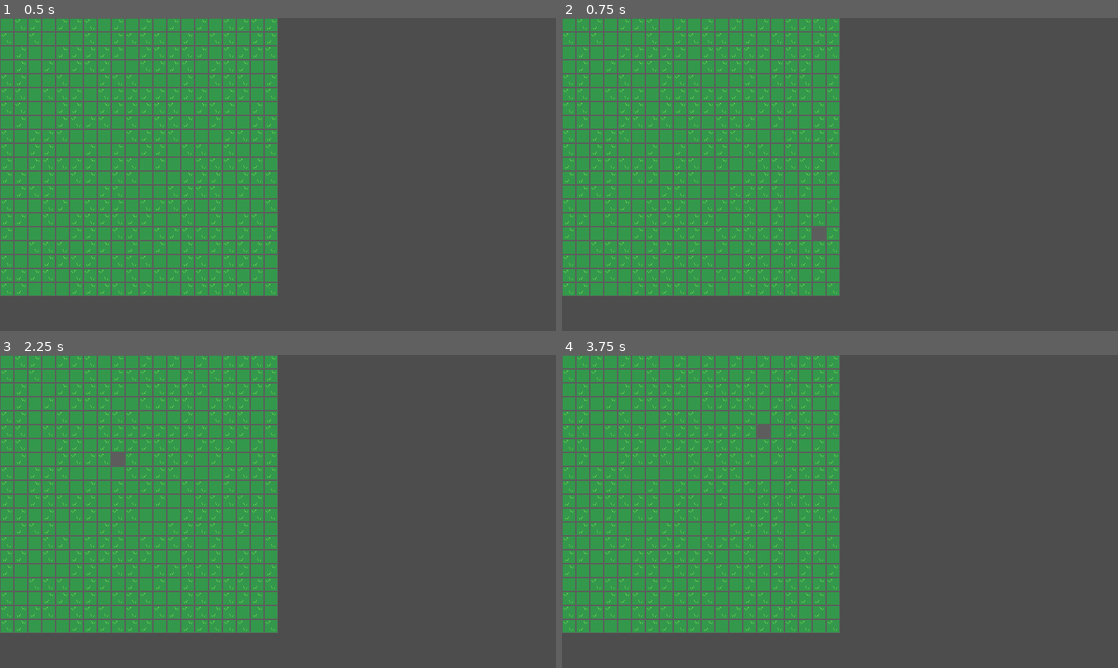
Above: before the commit, frames 1-4 (two rows, left to right).
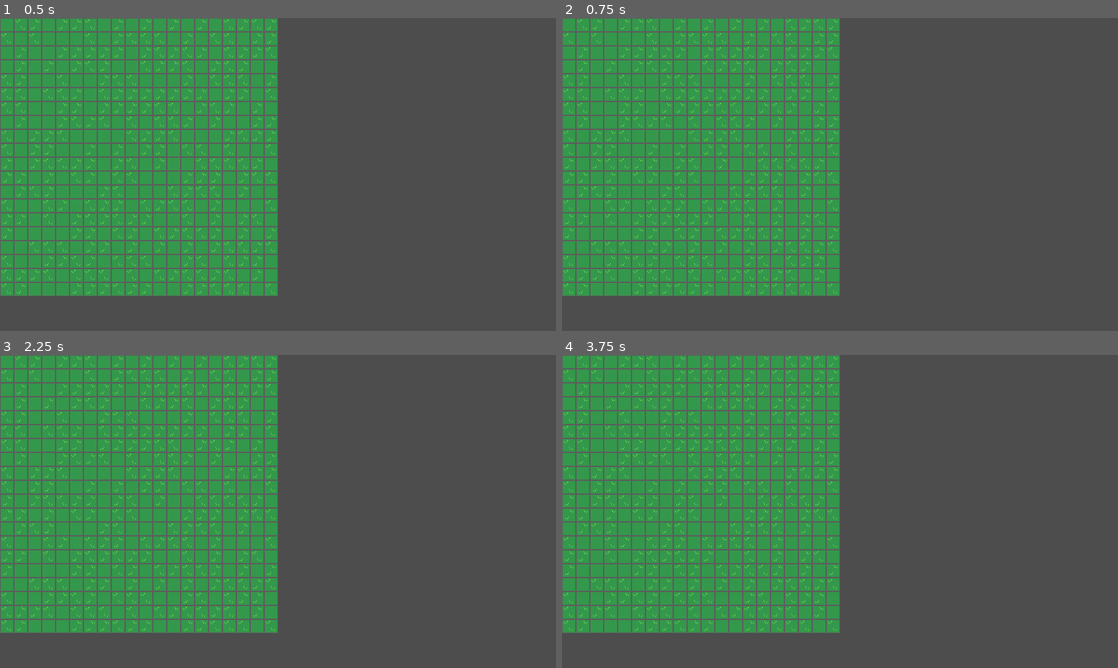
Above: after the commit, the same moments.

Repository: radek-stasta/ground-to-tower
Game: Godot game, scene res://Scenes/main.tscn
Same seed, same stepped clock (60 frames per second), same inputs: the game is played once before the commit and once after it.
Inputs (mouse positions are in pixels of both pictures, inside the frame that each line leads up to):
- Up to frame 1 (0.5 s): no input
- Up to frame 2 (0.75 s): tap Enter at 0.5 s; move the mouse to (812, 237) at 0.52 s; press the mouse at (812, 237) at 0.53 s
- Up to frame 3 (2.25 s): tap Space at 1.25 s; move the mouse to (444, 558) at 1.27 s; release the mouse at (444, 558) at 1.28 s; click (444, 558) at 1.35 s; tap Enter at 2 s; move the mouse to (111, 464) at 2.02 s; press the mouse at (111, 464) at 2.03 s
- Up to frame 4 (3.75 s): tap Space at 2.75 s; move the mouse to (867, 511) at 2.77 s; release the mouse at (867, 511) at 2.78 s; click (867, 511) at 2.85 s; tap Enter at 3.5 s; move the mouse to (756, 433) at 3.52 s; press the mouse at (756, 433) at 3.53 s

Frame 1 is identical in both runs. In frame 2, less than 0.1% of the frame differs, in the area x 45-48%, y 66-71%; in frame 3, less than 0.1%; in frame 4, less than 0.1%.

Commit message:
Added disabling of focus manager if action mouse button pressed (during select)

Diff:
--- a/Scenes/ground.tscn
+++ b/Scenes/ground.tscn
@@ -60,8 +60,6 @@
 
 [node name="FocusManager" type="Node2D" parent="TileMapLayerHighlights"]
 script = ExtResource("8_7iiau")
-tile_manager_path = NodePath("../../TileManager")
-tile_map_layer_highlights_path = NodePath("..")
 
 [node name="TileManager" type="Node" parent="."]
 script = ExtResource("8_jjp1w")
--- a/Scripts/focus_manager.gd
+++ b/Scripts/focus_manager.gd
@@ -1,6 +1,9 @@
 ## Class maintains currently focused [Tile] under cursor and signals its changes.
 extends Node2D
 class_name FocusManager
+
+## Whether the focus manager is enabled.
+var enabled: bool = true
 
 ## Currently focused [Tile] under mouse cursor (or null if no [Tile] is focused).
 var focused_tile: Tile = null
@@ -8,12 +11,30 @@
 ## Subscribes to [GroundEventBus] signals.
 func _ready() -> void:
 	GroundEventBus.mouse_tile_event_move.connect(_on_mouse_tile_event_move)
+	GroundEventBus.mouse_tile_event_action_pressed.connect(_on_mouse_tile_event_action_pressed)
+	GroundEventBus.mouse_tile_event_action_released.connect(_on_mouse_tile_event_action_released)
 
 ## Resolves what [Tile] under mouse cursor is currently focused.[br]
-## Emits [signal _GroundEventBus.focus_changed] when [Tile] under mouse cursor changes.
+## Emits [signal _GroundEventBus.focus_changed] when [Tile] under mouse cursor changes.[br]
+## [param tile] [Tile] currently under mouse cursor (or null if no [Tile] is focused).
 func _on_mouse_tile_event_move(tile: Tile) -> void:
+	if not enabled:
+		return
+
 	var previous_tile = focused_tile
 	focused_tile = tile
 
 	if previous_tile != focused_tile:
 		GroundEventBus.focus_changed.emit(focused_tile, previous_tile)
+
+## Disables focus manager when action mouse button is pressed and unsets focused [Tile].[br]
+## [param _tile] [Tile] currently under mouse cursor (or null if no [Tile] is focused).
+func _on_mouse_tile_event_action_pressed(_tile: Tile) -> void:
+	_on_mouse_tile_event_move(null)
+	enabled = false
+
+## Enables focus manager when action mouse button is released and sets focused [Tile] under mouse cursor.[br]
+## [param tile] [Tile] currently under mouse cursor (or null if no [Tile] is focused).
+func _on_mouse_tile_event_action_released(tile: Tile) -> void:
+	enabled = true
+	_on_mouse_tile_event_move(tile)
--- a/Scripts/ground_event_bus.gd
+++ b/Scripts/ground_event_bus.gd
@@ -10,6 +10,24 @@
 ## [FocusManager]: Gets currently focused [Tile] under mouse cursor and signals its changes.
 @warning_ignore("UNUSED_SIGNAL")
 signal mouse_tile_event_move(tile: Tile)
+
+## Emitted when action mouse button is pressed and contains current [Tile] under cursor (or null if not within grid).[br]
+## [param tile] [Tile] currently under mouse cursor.[br][br]
+## [b][u]Emitters:[/u][/b][br]
+## [MouseTileEvents]: When action mouse button is pressed.[br][br]
+## [b][u]Subscribers:[/u][/b][br]
+## [FocusManager]: Disables focus manager and unsets focused [Tile].
+@warning_ignore("UNUSED_SIGNAL")
+signal mouse_tile_event_action_pressed(tile: Tile)
+
+## Emitted when action mouse button is released and contains current [Tile] under cursor (or null if not within grid).[br]
+## [param tile] [Tile] currently under mouse cursor.[br][br]
+## [b][u]Emitters:[/u][/b][br]
+## [MouseTileEvents]: When action mouse button is released.[br][br]
+## [b][u]Subscribers:[/u][/b][br]
+## [FocusManager]: Enables focus manager and sets focused [Tile] under mouse cursor.
+@warning_ignore("UNUSED_SIGNAL")
+signal mouse_tile_event_action_released(tile: Tile)
 
 ## Emitted when the ground dimensions change.[br]
 ## [param rows] New number of rows.[br]
--- a/Scripts/mouse_tile_events.gd
+++ b/Scripts/mouse_tile_events.gd
@@ -25,13 +25,19 @@
 ## [param event] Input event to handle.
 func _input(event: InputEvent) -> void:
 	if event is InputEventMouseMotion:
-		var tile_under_cursor_position: Vector2i = tile_map_layer_highlights.local_to_map(tile_map_layer_highlights.get_local_mouse_position())
+		GroundEventBus.mouse_tile_event_move.emit(_get_tile_under_cursor())
+	if event is InputEventMouseButton:
+		if event.is_action_pressed("action"):
+			GroundEventBus.mouse_tile_event_action_pressed.emit(_get_tile_under_cursor())
+		if event.is_action_released("action"):
+			GroundEventBus.mouse_tile_event_action_released.emit(_get_tile_under_cursor())
 
-		# If position is out of bounds, set tile_under_cursor to null and emmit change signal if needed
-		if tile_under_cursor_position.x < 0 or tile_under_cursor_position.x >= tile_manager.columns \
-		  or tile_under_cursor_position.y < 0 or tile_under_cursor_position.y >= tile_manager.rows:
-			GroundEventBus.mouse_tile_event_move.emit(null)
-			return
+func _get_tile_under_cursor() -> Tile:
+	var tile_under_cursor_position: Vector2i = tile_map_layer_highlights.local_to_map(tile_map_layer_highlights.get_local_mouse_position())
 
-		var tile_under_cursor: Tile = tile_manager.get_tile(tile_under_cursor_position.y, tile_under_cursor_position.x)
-		GroundEventBus.mouse_tile_event_move.emit(tile_under_cursor)
+	# If position is out of bounds, set tile_under_cursor to null and emmit change signal if needed
+	if tile_under_cursor_position.x < 0 or tile_under_cursor_position.x >= tile_manager.columns \
+	  or tile_under_cursor_position.y < 0 or tile_under_cursor_position.y >= tile_manager.rows:
+		return null
+
+	return tile_manager.get_tile(tile_under_cursor_position.y, tile_under_cursor_position.x)
--- a/project.godot
+++ b/project.godot
@@ -28,6 +28,14 @@
 window/stretch/mode="viewport"
 window/stretch/scale_mode="integer"
 
+[input]
+
+action={
+"deadzone": 0.2,
+"events": [Object(InputEventMouseButton,"resource_local_to_scene":false,"resource_name":"","device":-1,"window_id":0,"alt_pressed":false,"shift_pressed":false,"ctrl_pressed":false,"meta_pressed":false,"button_mask":0,"position":Vector2(0, 0),"global_position":Vector2(0, 0),"factor":1.0,"button_index":1,"canceled":false,"pressed":false,"double_click":false,"script":null)
+]
+}
+
 [rendering]
 
 2d/snap/snap_2d_transforms_to_pixel=true
